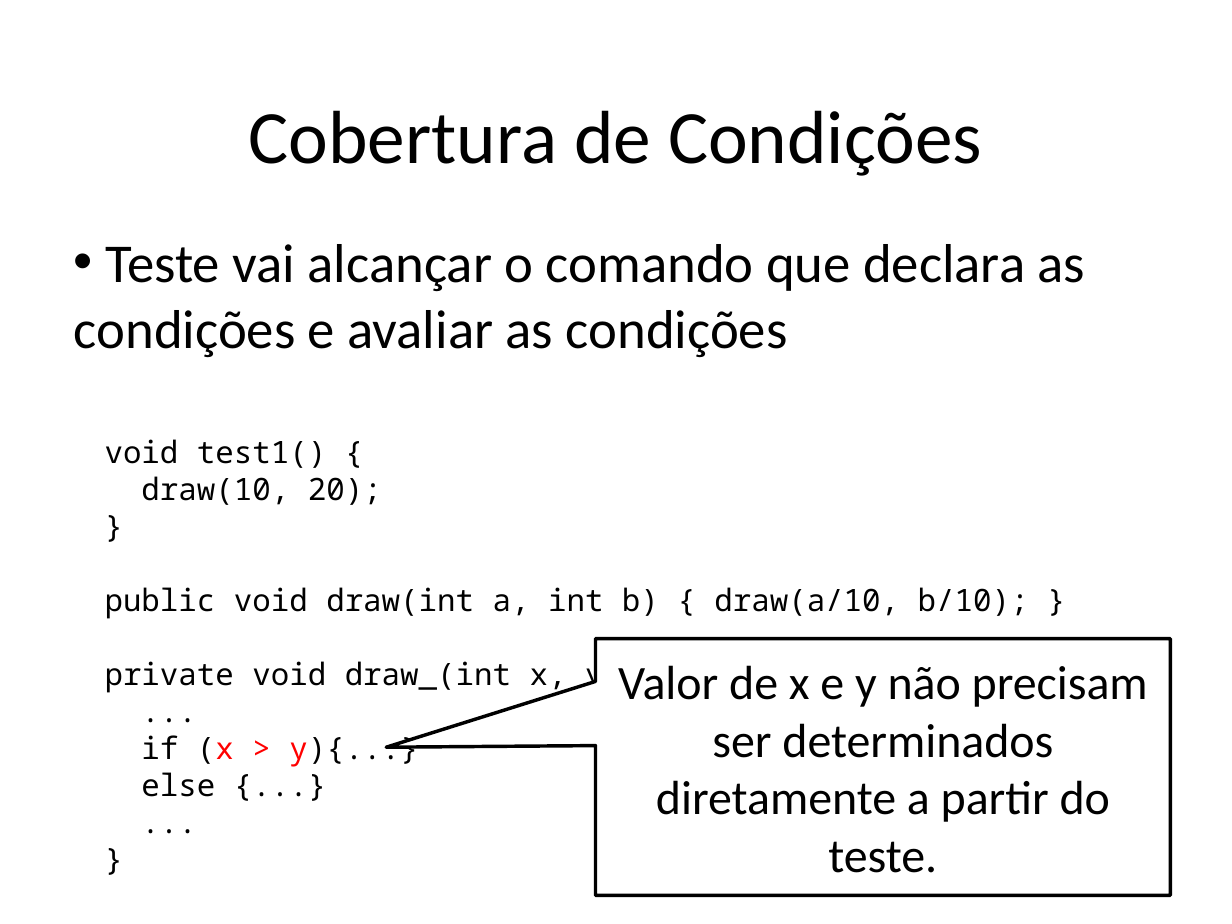
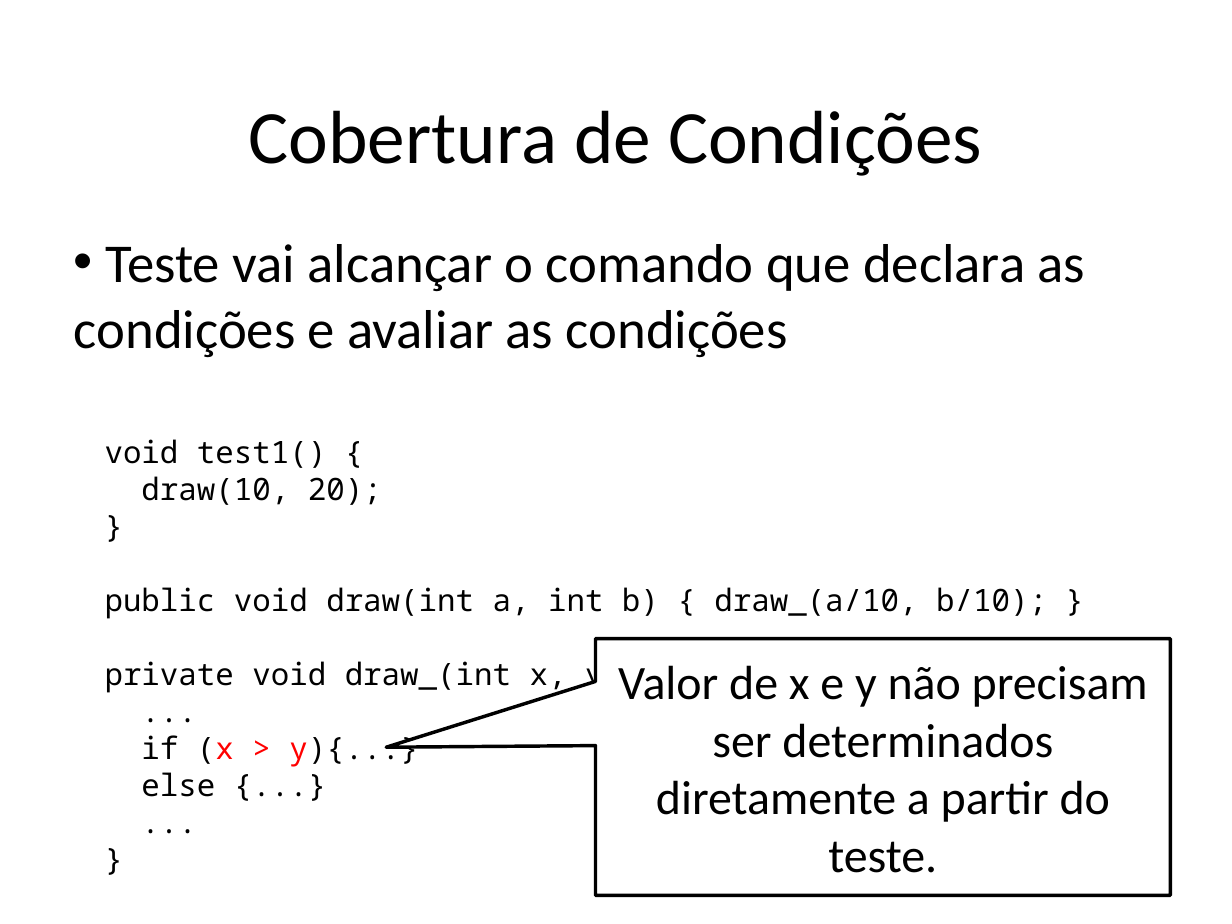
Before and after one commit to STAR-RG/testing-cin, a slide deck: slide 98 of slides.pptx (slide 97 before the commit). Drawn at 1232x924 pixels with LibreOffice and Linux fonts; fonts in the diff are those of the drawing. Boxes give left, top, right and bottom in pixels: in the first picture for what was removed or moved away, otherwise in the second. Text is boxed around its words. In the diff, an @@ line names an element or a change of style, - is before the commit and + after.

```diff
--- a/slides.pptx
+++ b/slides.pptx
@@ text at box(105, 587, 1047, 619): text changed @@
-public void draw(int a, int b) { draw(a/10, b/10); }
+public void draw(int a, int b) { draw_(a/10, b/10); }
```
Also in this commit, not shown: 15 other slides changed, 3 slides added, 1 slide removed.
